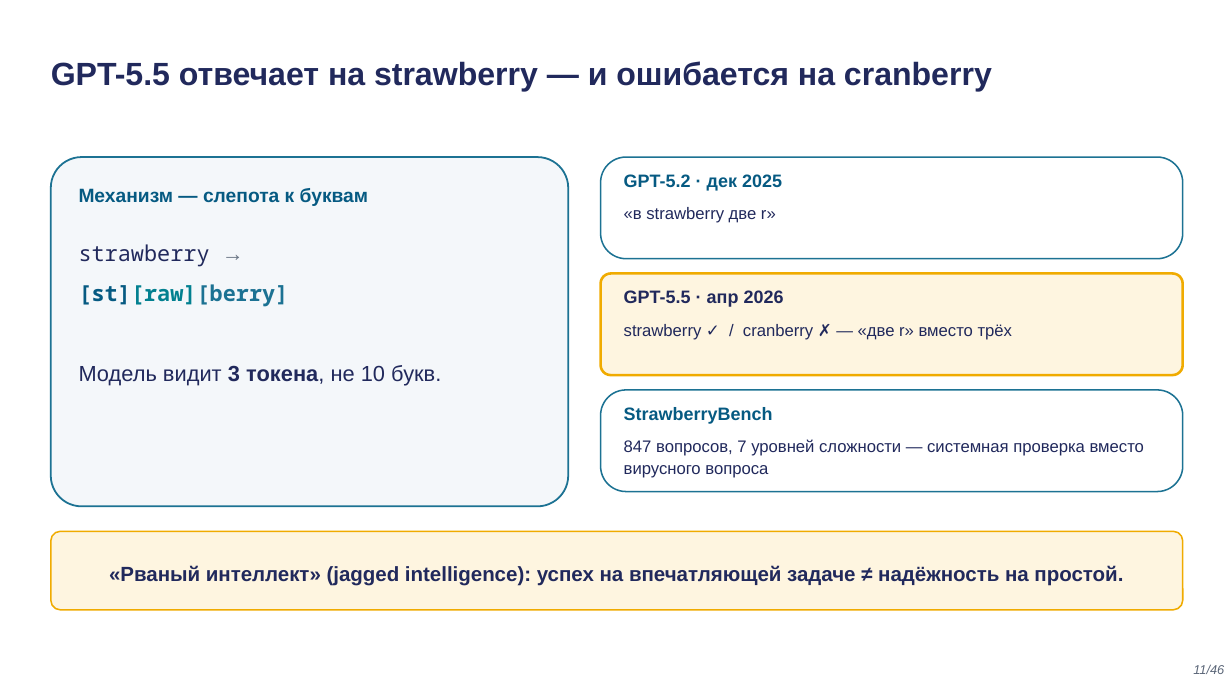
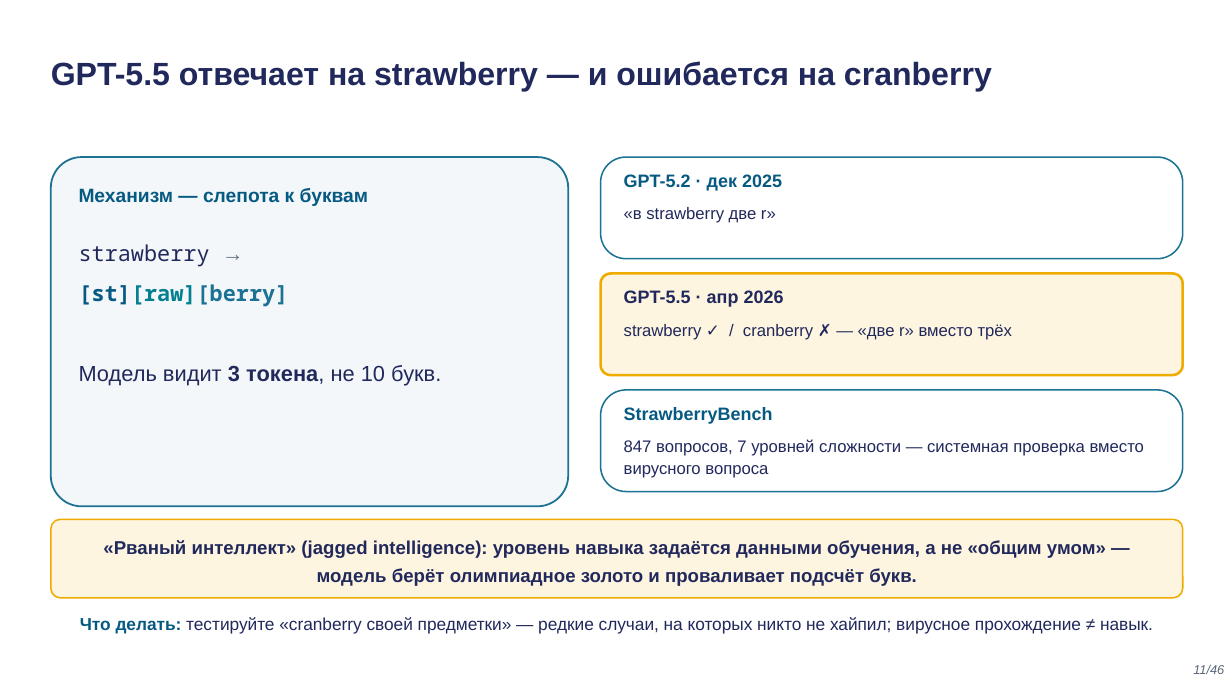
Before and after one commit to tellina-study/AI-usage-lessons, a slide deck: slide 11 of library/lectures/lec-02/rendered/lec-02.pptx. Drawn at 1232x693 pixels with LibreOffice and Linux fonts; fonts in the diff are those of the drawing. Boxes give left, top, right and bottom in pixels: in the first picture for what was removed or moved away, otherwise in the second. Text is boxed around its words. In the diff, an @@ line names an element or a change of style, - is before the commit and + after.

```diff
--- a/library/lectures/lec-02/rendered/lec-02.pptx
+++ b/library/lectures/lec-02/rendered/lec-02.pptx
@@ rounded rectangle: place and size @@
-rounded rectangle at <box>51,531,1183,610</box>
+rounded rectangle at <box>51,519,1183,598</box>
@@ text at <box>103,540,1106,586</box>: text changed; size 16 to 14.5 pt @@
-«Рваный интеллект» (jagged intelligence): успех на впечатляющей задаче ≠ надёжность на простой.
+«Рваный интеллект» (jagged intelligence): уровень навыка задаётся данными обучения, а не «общим умом» — модель берёт олимпиадное золото и проваливает подсчёт букв.
@@ text added at <box>80,617,1153,634</box>, 13.5 pt, text #21295C @@
+Что делать: тестируйте «cranberry своей предметки» — редкие случаи, на которых никто не хайпил; вирусное прохождение ≠ навык.
```
Also in this commit, not shown: 12 other slides changed, 24 other files.
